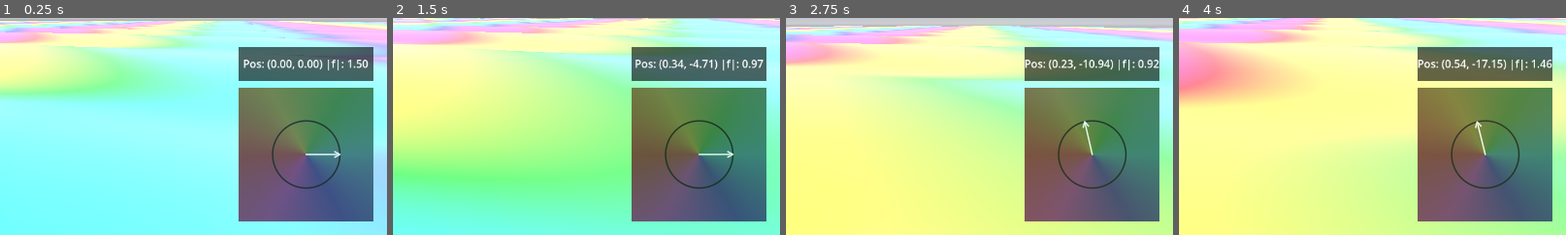
Above: before the commit, frames 1-4 (left to right).
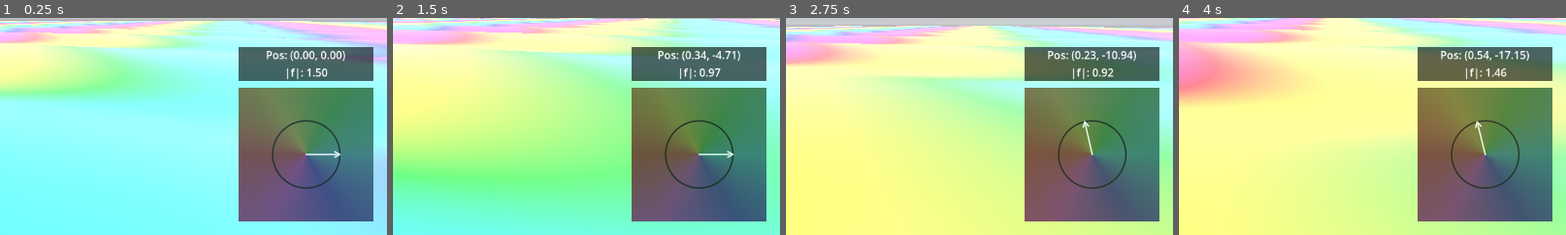
Above: after the commit, the same moments.

Repository: allanino/complex-functions-explorer
Game: Godot game, scene res://scenes/main.tscn
Two runs of this game, one before a commit and one after it. Both use one fixed random seed, a clock stepped at 60 frames per second and the inputs below.
Inputs (mouse positions are % of the whole screen's width and height, from its top left):
- Up to frame 1 (0.25 s): no input
- Up to frame 2 (1.5 s): tap Enter at 0.5 s; move the mouse to (55, 50) at 0.52 s; hold W (move_forward) from 0.53 s (still down); move the mouse to (45, 50) at 1.27 s
- Up to frame 3 (2.75 s): keep holding W (move_forward); move the mouse to (52, 48) at 2.02 s
- Up to frame 4 (4 s): keep holding W (move_forward); move the mouse to (49, 52) at 2.77 s; move the mouse to (57, 51) at 3.52 s
The pictures show only the part of the screen within x 50-100%, y 50-100%; the shares and areas given below are measured in that part.

The runs differ from the first frame. In frame 1, 1.2% of the frame differs, in the area x 62-96%, y 15-29%; in frame 2, 1.2%; in frame 3, 1.3%, in the area x 61-97%, y 15-29%; in frame 4, 1.2%.

Commit message:
Show magnitude in new line

Diff:
--- a/scripts/hud.gd
+++ b/scripts/hud.gd
@@ -21,4 +21,4 @@
 	material.set_shader_parameter("current_f", f)
 	material.set_shader_parameter("scale", current_scale)
 
-	pos_label.text = "Pos: (%.2f, %.2f) |f|: %.2f" % [x, z, f.length()]
+	pos_label.text = "Pos: (%.2f, %.2f)\n|f|: %.2f" % [x, z, f.length()]
